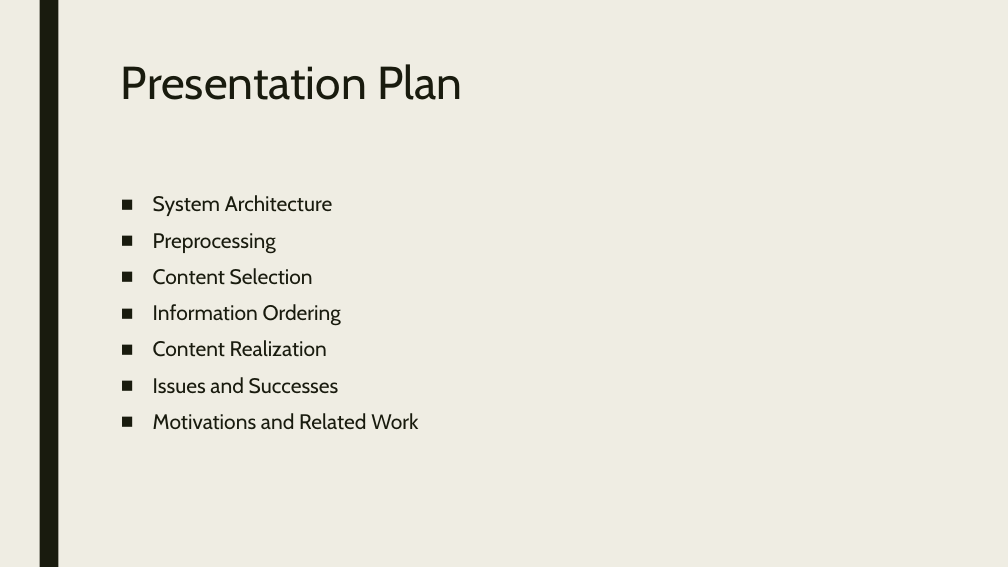
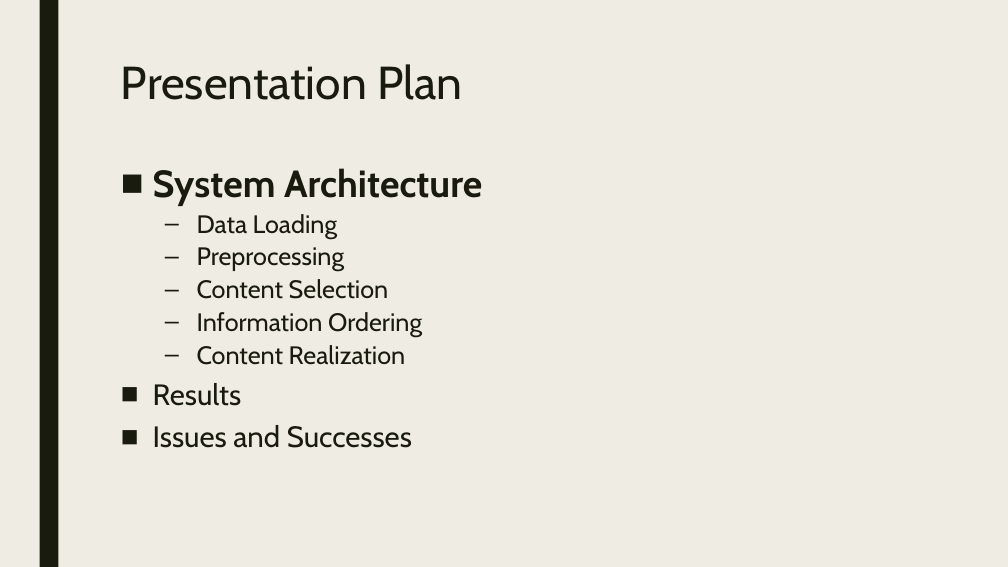
Before and after one commit to Mindful/ling-573, a slide deck: slide 3 of doc/presentation_d2.pptx (slide 2 before the commit). Drawn at 1008x567 pixels with LibreOffice and Linux fonts; fonts in the diff are those of the drawing. Boxes give left, top, right and bottom in pixels: in the first picture for what was removed or moved away, otherwise in the second. Text is boxed around its words. In the diff, an @@ line names an element or a change of style, - is before the commit and + after.

```diff
--- a/doc/presentation_d2.pptx
+++ b/doc/presentation_d2.pptx
@@ text "System Architecture": place and size @@
-text "System Architecture" at <box>153,195,418,430</box>
+text "System Architecture" at <box>153,168,482,448</box>
@@ text at <box>153,168,482,448</box>: size 20 to 36 pt, bold on in "System Architecture"; size 20 to 24 pt in "Preprocessing", "Content Selection", "Information Ordering", "Content Realization"; size 20 to 28 pt in "Issues and Successes"; line spacing 0.94 to 0.84; bullet ■ to –; list level 1 to 2 in "Preprocessing"; list level 1 to 2 in "Content Selection"; list level 1 to 2 in "Information Ordering"; list level 1 to 2 in "Content Realization" @@
@@ text at <box>197,214,337,239</box>: paragraph added @@
+  – Data Loading
@@ text at <box>153,383,242,406</box>: paragraph added @@
+■ Results
@@ text at <box>153,413,418,430</box>: paragraph removed @@
-■ Motivations and Related Work
```
Also in this commit, not shown: 7 other slides changed, 13 slides added, 5 slides removed.
